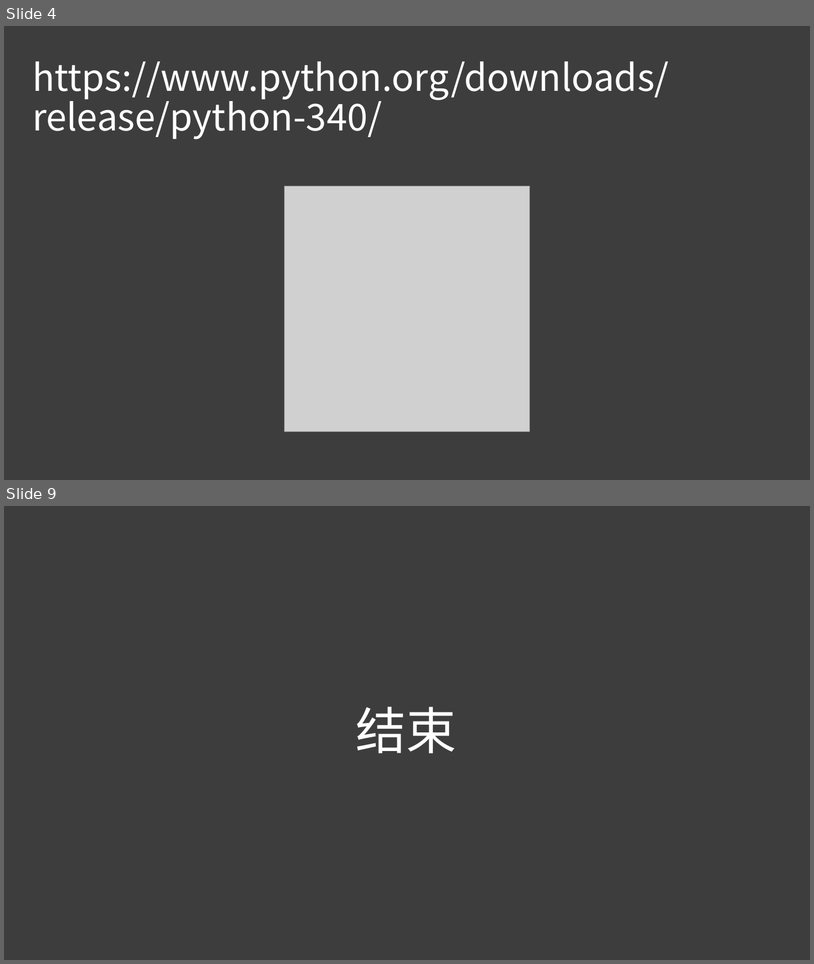
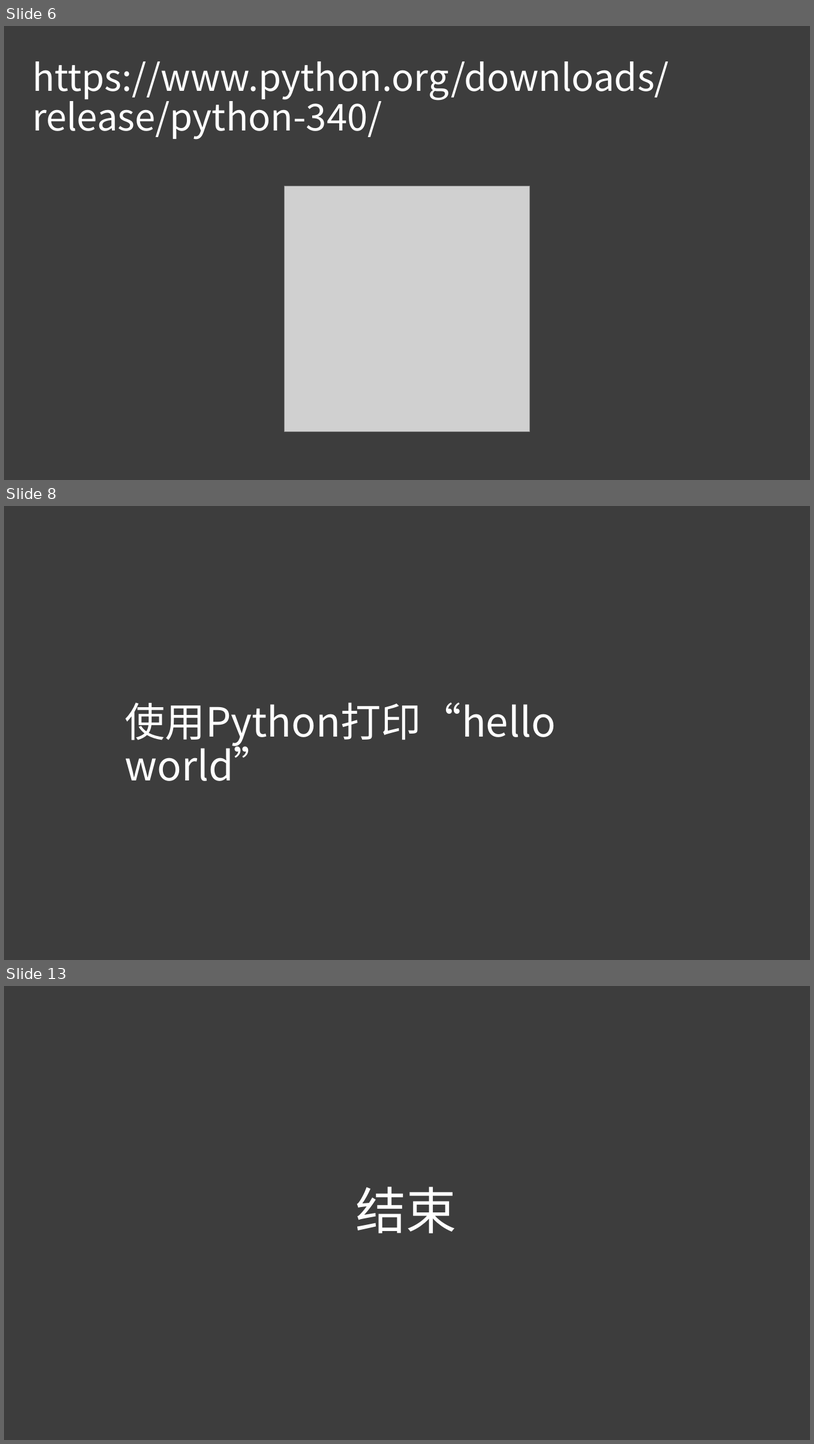
Before and after one commit to niuyi/AITest, a slide deck: docs/python环境搭建.pptx. Shown one above the other, each under a label of ours: slides 4 and 9 before the commit, slides 6, 8 and 13 after it; the slides between them are not shown. The pictures are 814x964 and 814x1444 pixels, drawn with LibreOffice and Linux fonts; fonts in the diff are those of the drawing; grey boxes stand for pictures. Boxes give left, top, right and bottom in pixels: in the first picture for what was removed or moved away, otherwise in the second. Text is boxed around its words. In the diff, an @@ line names an element or a change of style, - is before the commit and + after.

```diff
--- a/docs/python环境搭建.pptx
+++ b/docs/python环境搭建.pptx
@@ slide 8 added at bbox=[4, 506, 810, 960], background #3D3D3D @@
@@ text added at bbox=[125, 702, 556, 781], 48 pt, text #FFFFFF @@
+使用Python打印“hello world”
@@ what was slide 4 is now slide 6 @@
@@ what was slide 9 is now slide 13 @@
```
Also in this commit, not shown: 2 slides changed, 7 other slides added, 4 slides removed, 3 other files.
